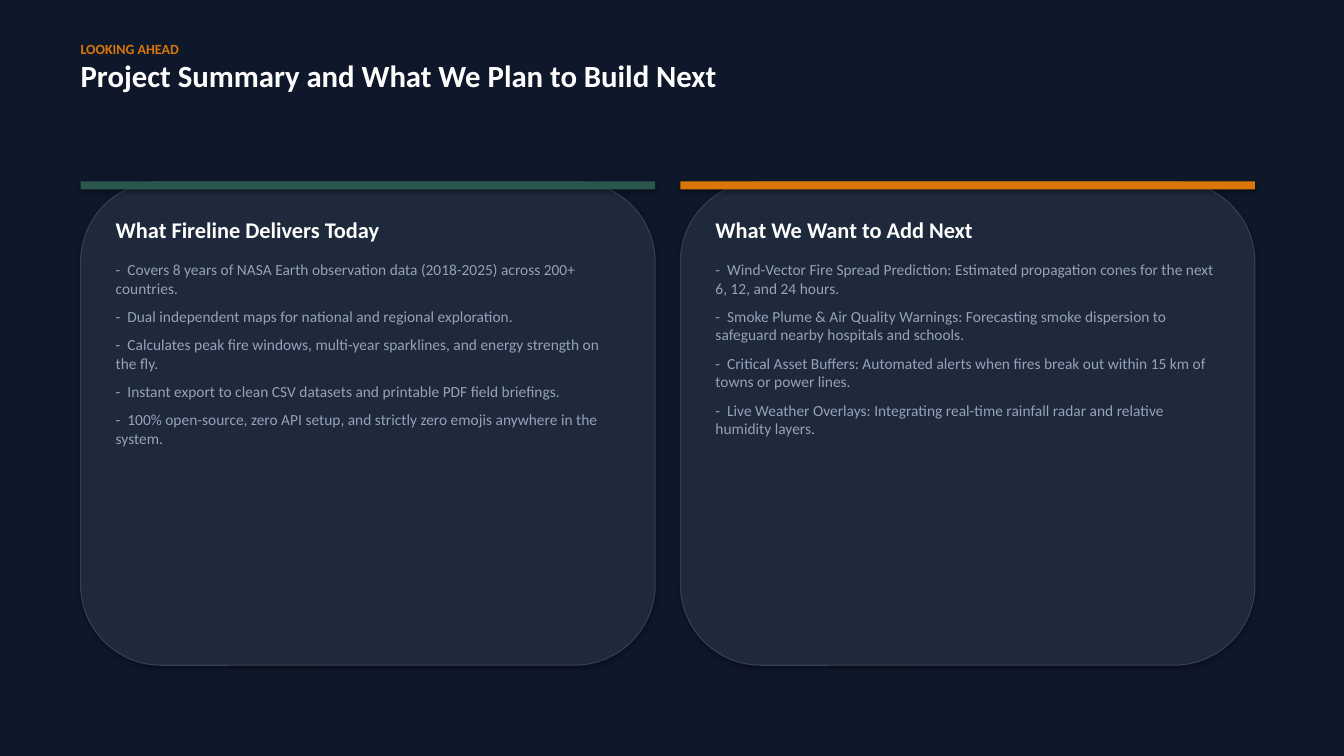
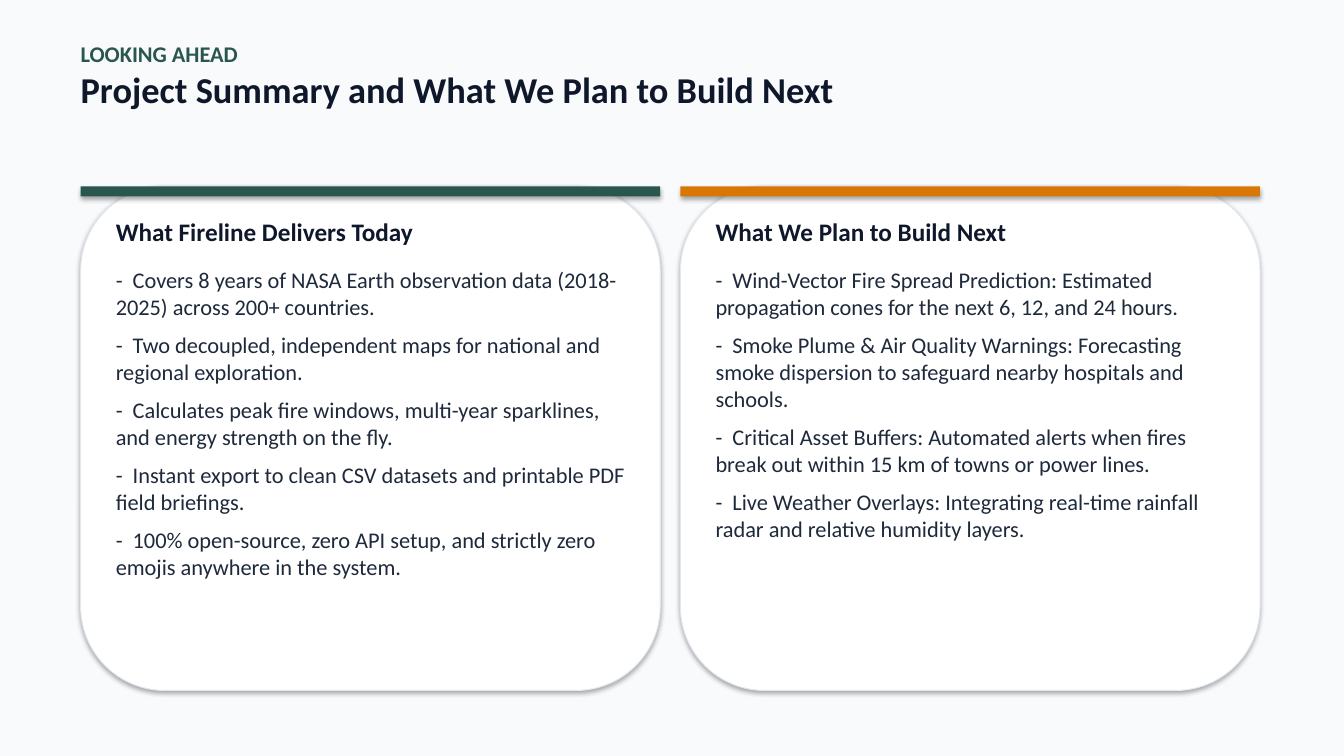
Before and after one commit to nithyashree-d-n/Fireline, a slide deck: slide 7 of Fireline_Project_Demonstration_NASA_Space_Apps.pptx. Drawn at 1344x756 pixels with LibreOffice and Linux fonts; fonts in the diff are those of the drawing. Boxes give left, top, right and bottom in pixels: in the first picture for what was removed or moved away, otherwise in the second. Text is boxed around its words. In the diff, an @@ line names an element or a change of style, - is before the commit and + after.

Commit message:
Switch presentation to clean professional light mode with minimum 16pt font size

```diff
--- a/Fireline_Project_Demonstration_NASA_Space_Apps.pptx
+++ b/Fireline_Project_Demonstration_NASA_Space_Apps.pptx
@@ rectangle at box(0, 0, 1344, 756): fill #0F172A to #F8FAFC @@
@@ text "LOOKING AHEAD" at box(81, 47, 833, 109): size 10 to 16 pt, text colour #D97706 to #2A574D in "LOOKING AHEAD"; size 22 to 26 pt, text colour #FFFFFF to #0F172A in "Project Summary and What We Plan to ..." @@
@@ rectangle: place and size @@
-rectangle at box(81, 181, 655, 190)
+rectangle at box(81, 187, 660, 197)
@@ rounded rectangle: place and size @@
-rounded rectangle at box(81, 181, 655, 665)
+rounded rectangle at box(81, 187, 660, 691)
@@ rounded rectangle at box(81, 187, 660, 691): fill #1E293B to #FFFFFF; outline #334155 0.75 pt to #E2E8F0 0.75 pt @@
@@ rectangle: place and size @@
-rectangle at box(681, 181, 1255, 190)
+rectangle at box(681, 187, 1260, 197)
@@ rounded rectangle at box(681, 187, 1260, 691): fill #1E293B to #FFFFFF; outline #334155 0.75 pt to #E2E8F0 0.75 pt @@
@@ rounded rectangle: place and size @@
-rounded rectangle at box(681, 181, 1255, 665)
+rounded rectangle at box(681, 187, 1260, 691)
@@ text at box(116, 223, 625, 579): size 16 to 18 pt, text colour #FFFFFF to #0F172A in "What Fireline Delivers Today"; size 11 to 16 pt, text colour #94A3B8 to #1E293B in "- Covers 8 years of NASA Earth ...", "- Calculates peak fire windows, multi-year sparklines, ...", "- Instant export to clean CSV datasets ...", "- 100% open-source, zero API setup, and ..."; more space between paragraphs @@
@@ text at box(716, 223, 1006, 241): text changed; size 16 to 18 pt; text colour #FFFFFF to #0F172A @@
-What We Want to Add Next
+What We Plan to Build Next
@@ text at box(716, 272, 1198, 541): size 11 to 16 pt, text colour #94A3B8 to #1E293B; more space between paragraphs @@
@@ text at box(116, 337, 600, 384): text changed; size 11 to 16 pt; text colour #94A3B8 to #1E293B @@
-- Dual independent maps for national and regional exploration.
+- Two decoupled, independent maps for national and regional exploration.
```
Also in this commit, not shown: 6 other slides changed.
